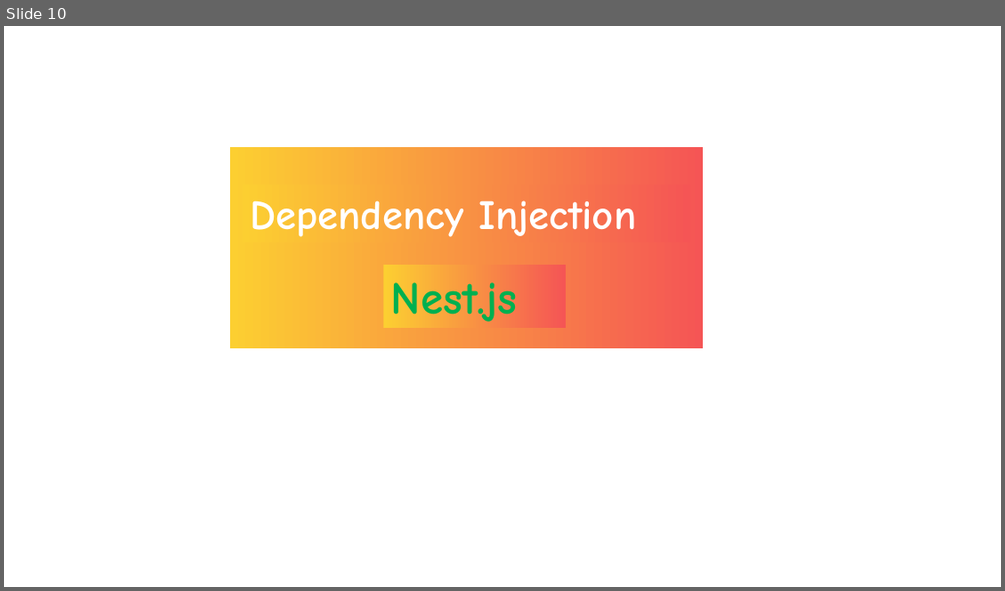
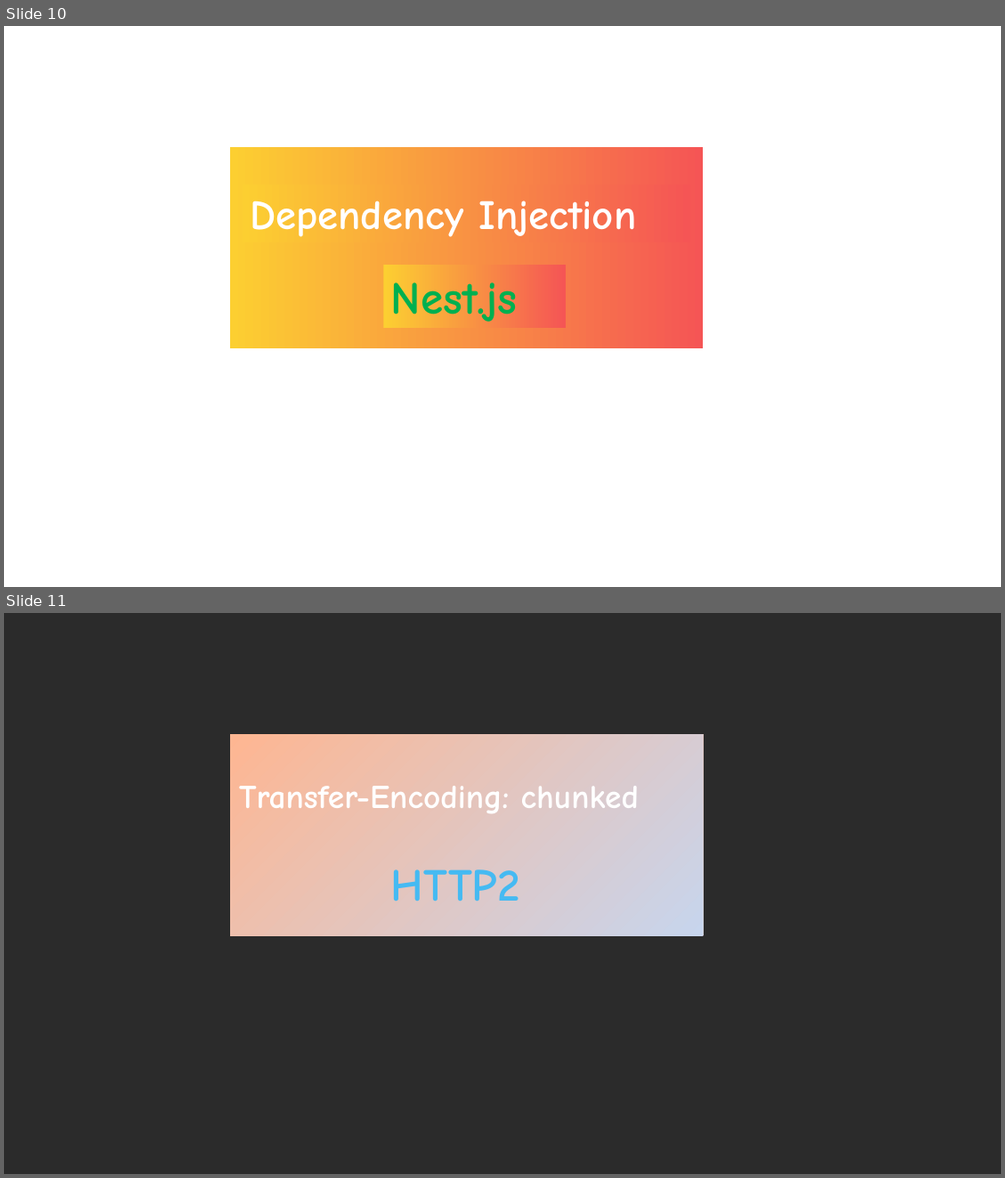
Before and after one commit to ParadeTo/blog, a slide deck: 公众号封面.pptx. Shown one above the other, each under a label of ours: slide 10 before the commit, slides 10 and 11 after it. The pictures are 1005x591 and 1005x1178 pixels, drawn with LibreOffice and Linux fonts; fonts in the diff are those of the drawing; background and template pictures are left out; a plain dark background stands for a picture behind light text. Boxes give left, top, right and bottom in pixels: in the first picture for what was removed or moved away, otherwise in the second. Text is boxed around its words. In the diff, an @@ line names an element or a change of style, - is before the commit and + after.

```diff
--- a/公众号封面.pptx
+++ b/公众号封面.pptx
@@ slide 11 added at (4, 613, 1001, 1174), background picture (left out) @@
@@ rectangle added at (230, 734, 703, 935), fill gradient #FEB692 to #C7D5ED @@
@@ text added at (239, 786, 639, 814), 32 pt, text #FFFFFF, bold @@
+Transfer-Encoding: chunked
@@ text added at (391, 869, 520, 901), 44 pt, text #45BAF2, bold @@
+HTTP2
```
Also in this commit, not shown: 1 other file.
